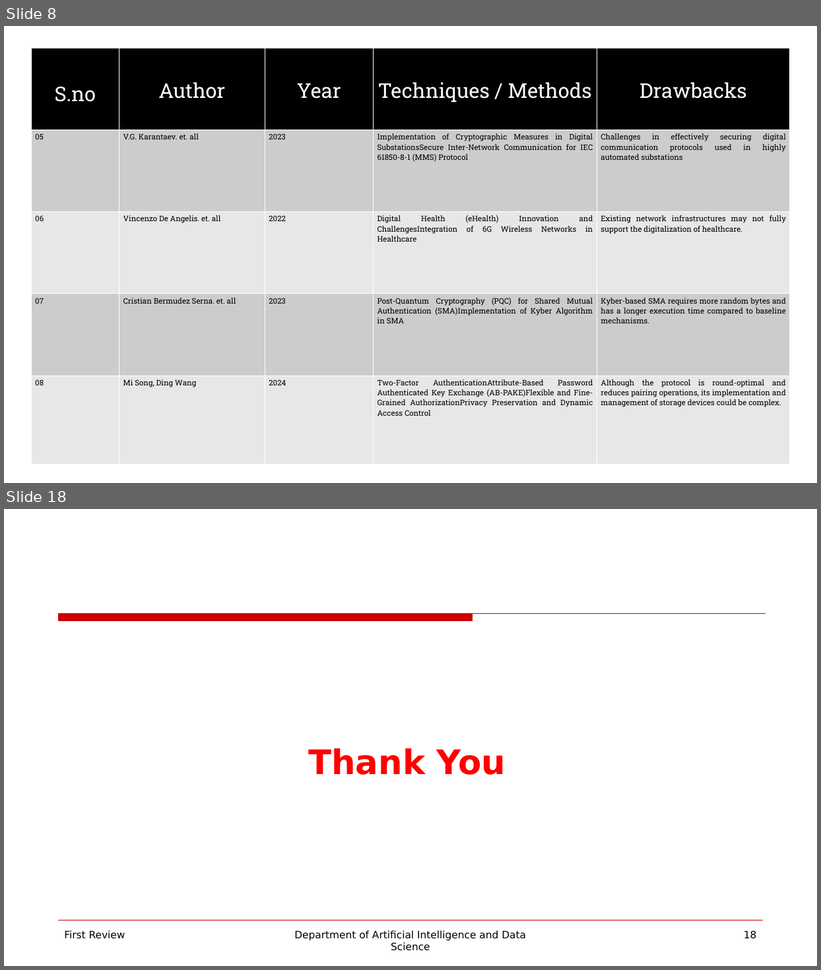
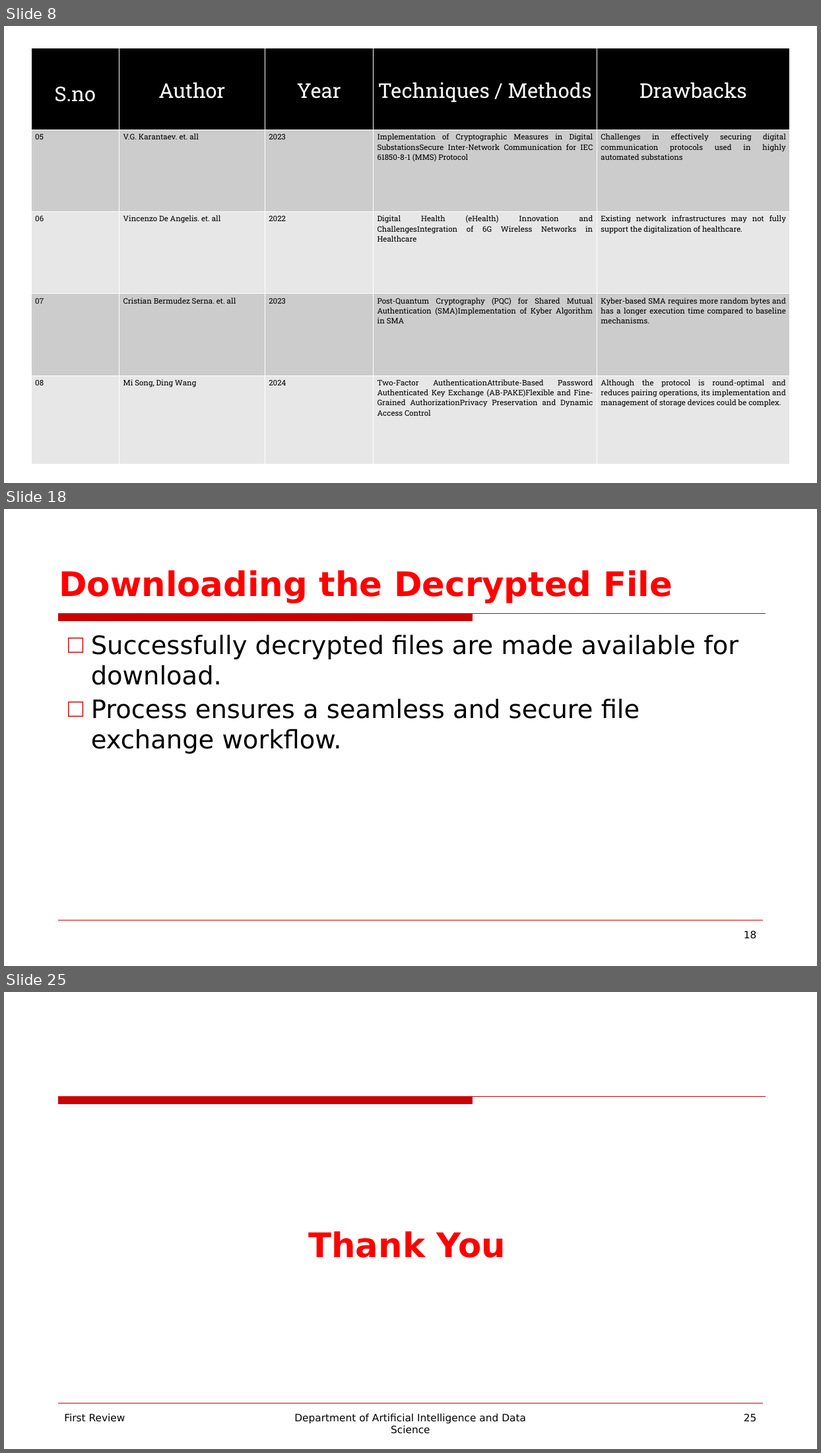
Before and after one commit to guru0005/Mini-Project-for-Data-Science-221801014, a slide deck: PPT/Mini Project for Data Science PPT.pptx. Shown one above the other, each under a label of ours: slides 8 and 18 before the commit, slides 8, 18 and 25 after it; the slides between them are not shown. The pictures are 821x970 and 821x1453 pixels, drawn with LibreOffice and Linux fonts; fonts in the diff are those of the drawing; background and template pictures are left out. Boxes give left, top, right and bottom in pixels: in the first picture for what was removed or moved away, otherwise in the second. Text is boxed around its words. In the diff, an @@ line names an element or a change of style, - is before the commit and + after.

```diff
--- a/PPT/Mini Project for Data Science PPT.pptx
+++ b/PPT/Mini Project for Data Science PPT.pptx
@@ slide 18 added at box(4, 509, 817, 966), background picture (left out); not listed: 2 template elements that a slide beside it also shows @@
@@ title added at box(59, 570, 673, 603), 40 pt, text #FF0000, bold @@
+Downloading the Decrypted File
@@ text added at box(91, 634, 739, 754), 30 pt, text #000000 @@
+□ Successfully decrypted files are made available for download.
+□ Process ensures a seamless and secure file exchange workflow.
@@ page number added at box(744, 931, 757, 939), 12 pt, text #000000 @@
+18
@@ what was slide 18 is now slide 25 @@
@@ page number at box(744, 1414, 757, 1422): text changed @@
-18
+25
```
Also in this commit, not shown: 12 slides changed, 6 other slides added.
